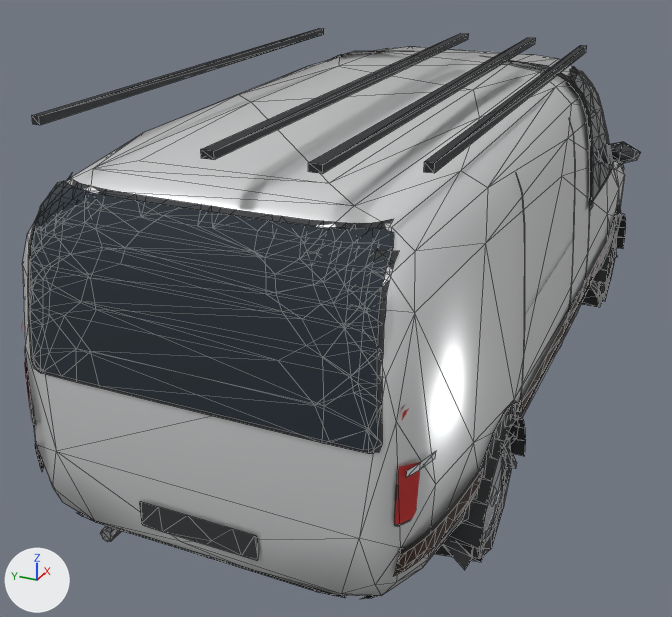
Two versions of the glTF model assets/fleet/pro_elec_far.glb, one commit apart.
Camera for both pictures: a 50 mm camera at (-5.01, -1.73, 2.87) aimed at (-0.39, 0.35, 0.56). The axes (+X, +Y, +Z) are drawn at lower left. The lights are the same throughout. The first picture is the older version. Mesh edges are drawn as thin lines on the coarser meshes. Where no turn or scale is listed for an object, it has been applied to the vertices.

The first picture shows 'ArchLiner.003', 'Body', 'Glass-1', 'LadderRail-1', 'LadderRail1', 'PlateR', 'ProStripe-1', 'RackRail-1', 'RackRail1', 'RearGlass', 'RgFrame', 'WheelRR' and 17 more.
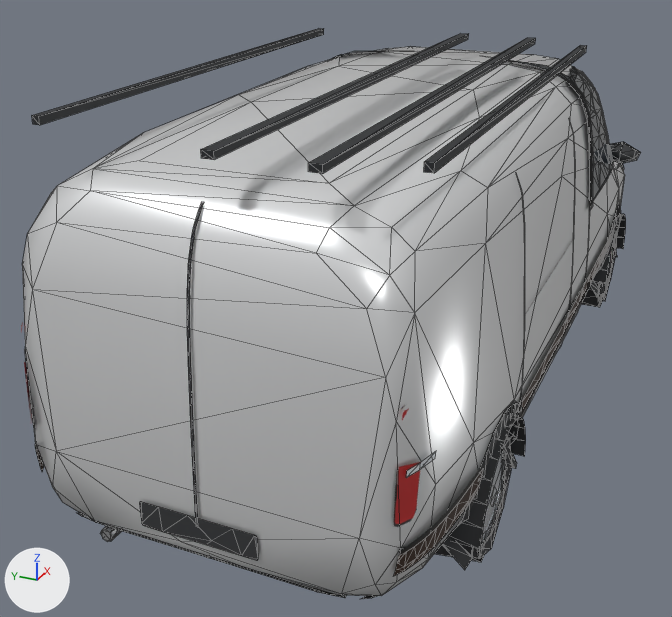
Changed parts and their boxes (x1, y1, x2, y2) in the pictures (672 x 617 px):
'RearGlass', deleted
    before: (30, 181, 394, 450)
'RgFrame', deleted
    before: (28, 175, 399, 454)
'RearDoorSeam', added
    after: (187, 202, 204, 527)

The edits, one by one:
Mesh me_reardoorseam is new.
It has 24 vertices, 22 faces and spans x -2.508..-2.322, y -0.006..0.006, z 0.557..1.84.
It uses material mat_det (dark grey #353638).
Object 'RearGlass' (ob_rearglass) is deleted.
Object 'RgFrame' (ob_rgframe) is deleted.
Object 'RearDoorSeam' (ob_reardoorseam) is new; it shows me_reardoorseam.
Its location is (0.0, 0.0, 0.0).
